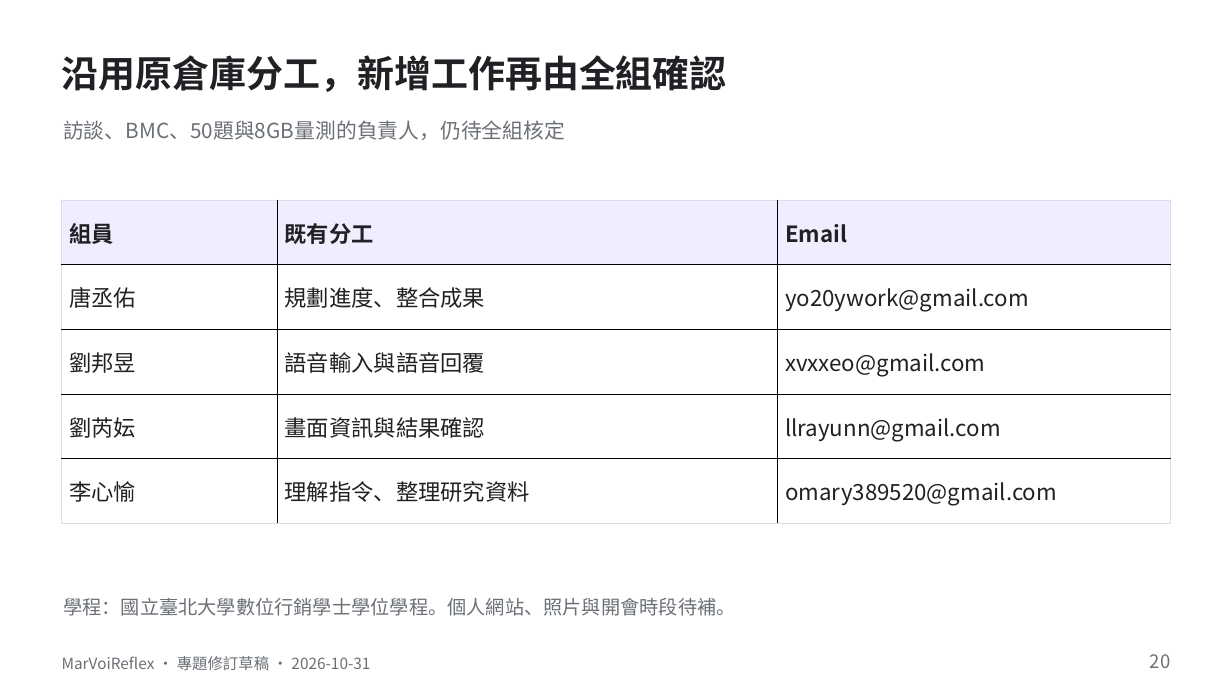
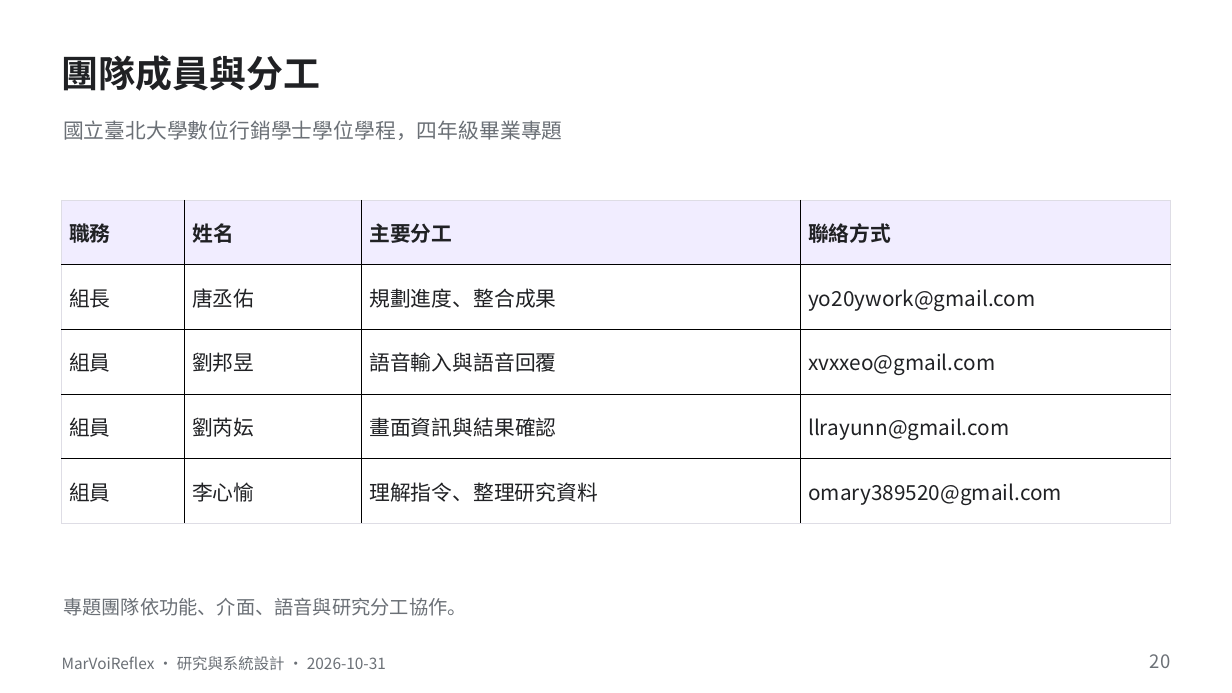
Before and after one commit to yo20ywork-max/MarVoiReflex, a slide deck: slide 20 of docs/presentation/MarVoiReflex-Revision-20261031.pptx. Drawn at 1232x693 pixels with LibreOffice and Linux fonts; fonts in the diff are those of the drawing. Boxes give left, top, right and bottom in pixels: in the first picture for what was removed or moved away, otherwise in the second. Text is boxed around its words. In the diff, an @@ line names an element or a change of style, - is before the commit and + after.

```diff
--- a/docs/presentation/MarVoiReflex-Revision-20261031.pptx
+++ b/docs/presentation/MarVoiReflex-Revision-20261031.pptx
@@ text at [62, 55, 321, 91]: text changed @@
-沿用原倉庫分工，新增工作再由全組確認
+團隊成員與分工
@@ text at [63, 120, 563, 140]: text changed @@
-訪談、BMC、50題與8GB量測的負責人，仍待全組核定
+國立臺北大學數位行銷學士學位學程，四年級畢業專題
@@ table at [61, 200, 1171, 524] @@
-column 1: 組員 | 唐丞佑 | 劉邦昱 | 劉芮妘 | 李心愉
-column 2: 既有分工 | 規劃進度、整合成果 | 語音輸入與語音回覆 | 畫面資訊與結果確認 | 理解指令、整理研究資料
-column 3: Email | yo20ywork@gmail.com | xvxxeo@gmail.com | llrayunn@gmail.com | omary389520@gmail.com
+column 1: 職務 | 組長 | 組員 | 組員 | 組員
+column 2: 姓名 | 唐丞佑 | 劉邦昱 | 劉芮妘 | 李心愉
+column 3: 主要分工 | 規劃進度、整合成果 | 語音輸入與語音回覆 | 畫面資訊與結果確認 | 理解指令、整理研究資料
+column 4: 聯絡方式 | yo20ywork@gmail.com | xvxxeo@gmail.com | llrayunn@gmail.com | omary389520@gmail.com
@@ text at [63, 598, 467, 616]: text changed @@
-學程：國立臺北大學數位行銷學士學位學程。個人網站、照片與開會時段待補。
+專題團隊依功能、介面、語音與研究分工協作。
@@ text at [62, 656, 386, 670]: text changed @@
-MarVoiReflex · 專題修訂草稿 · 2026-10-31
+MarVoiReflex · 研究與系統設計 · 2026-10-31
```
Also in this commit, not shown: 23 other slides changed, 36 other files.
